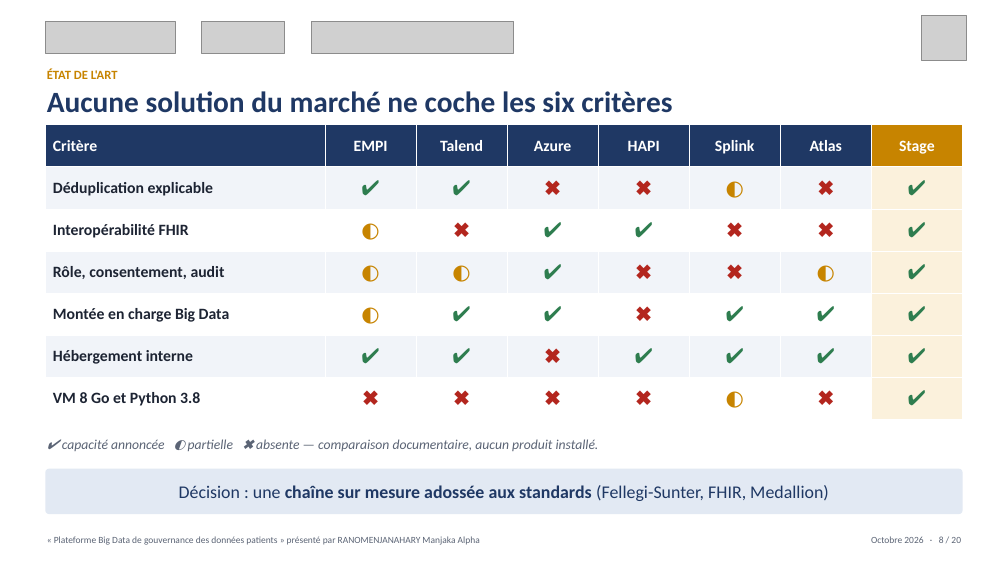
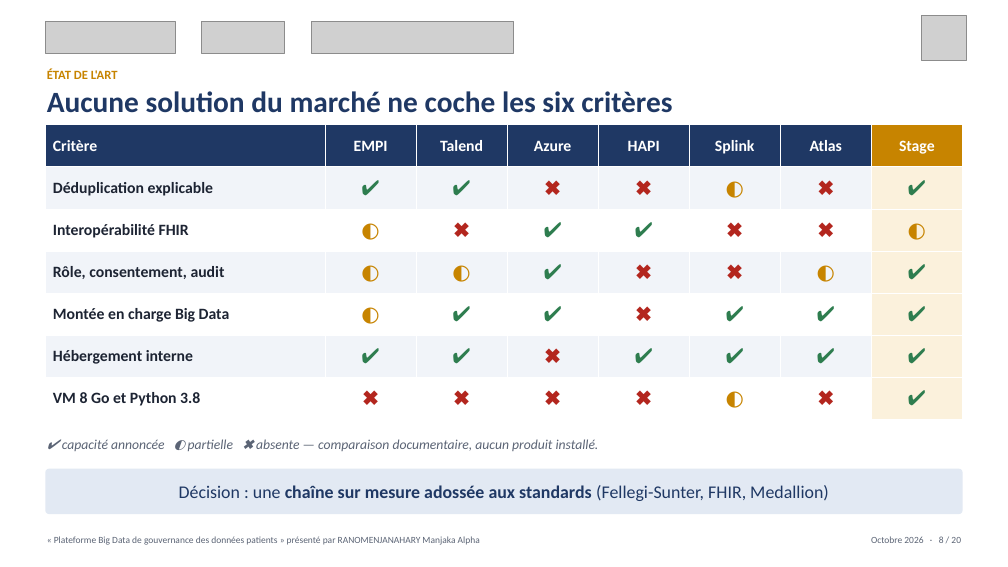
Before and after one commit to Alphamanjaka/test-big-data, a slide deck: slide 8 of documents/slide_soutenance/Soutenance_M2_MBDS_RANOMENJANAHARY.pptx. Drawn at 1008x567 pixels with LibreOffice and Linux fonts; fonts in the diff are those of the drawing; grey boxes stand for pictures. Boxes give left, top, right and bottom in pixels: in the first picture for what was removed or moved away, otherwise in the second. Text is boxed around its words. In the diff, an @@ line names an element or a change of style, - is before the commit and + after.

```diff
--- a/documents/slide_soutenance/Soutenance_M2_MBDS_RANOMENJANAHARY.pptx
+++ b/documents/slide_soutenance/Soutenance_M2_MBDS_RANOMENJANAHARY.pptx
@@ table at (45, 125, 960, 420) @@
-row 3, column 8: ✔
+row 3, column 8: ◐
```
Also in this commit, not shown: 4 other slides changed, 16 other files.
